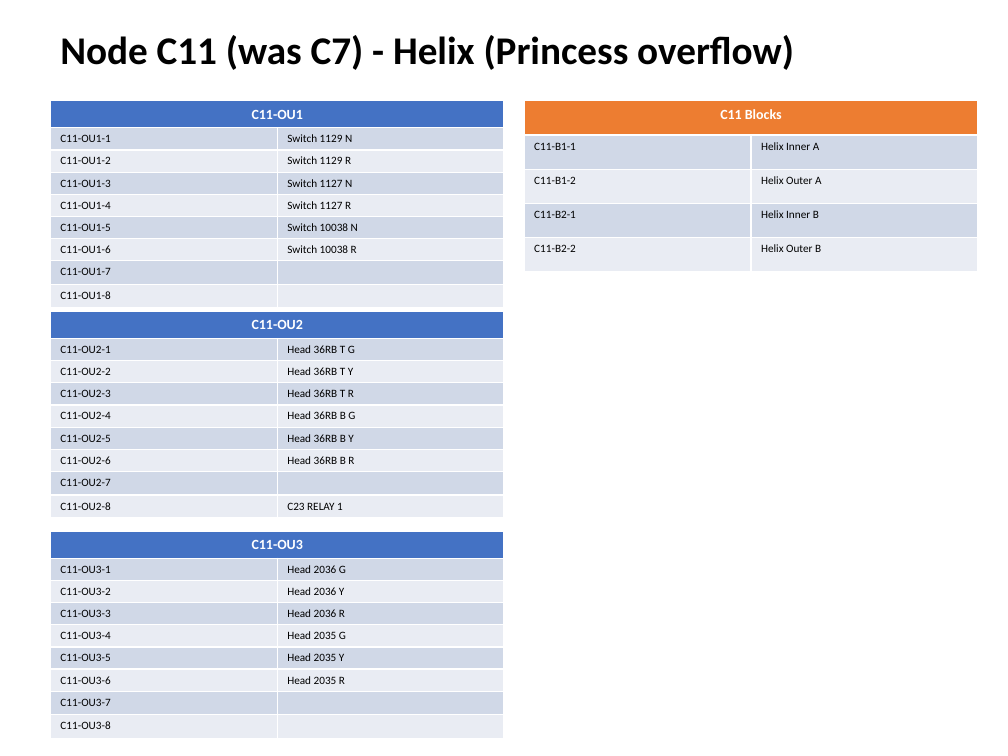
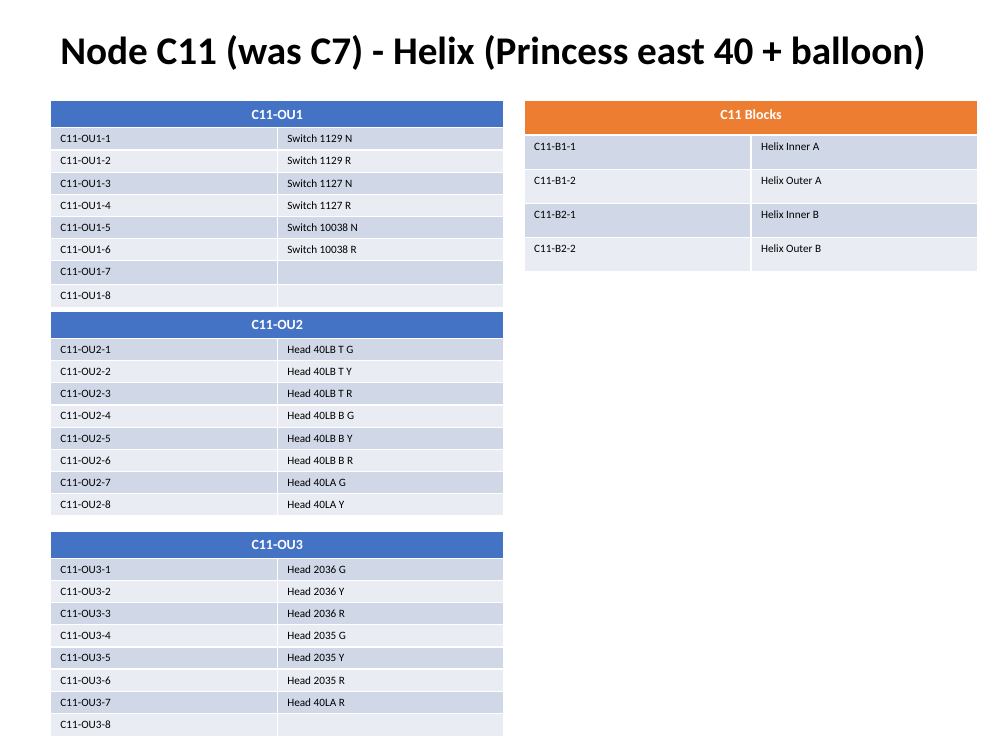
Before and after one commit to lnevo/hart, a slide deck: slide 7 of docs/wiring/Wiring_Schematic.pptx. Drawn at 1008x756 pixels with LibreOffice and Linux fonts; fonts in the diff are those of the drawing. Boxes give left, top, right and bottom in pixels: in the first picture for what was removed or moved away, otherwise in the second. Text is boxed around its words. In the diff, an @@ line names an element or a change of style, - is before the commit and + after.

```diff
--- a/docs/wiring/Wiring_Schematic.pptx
+++ b/docs/wiring/Wiring_Schematic.pptx
@@ text at [60,35,926,70]: text changed @@
-Node C11 (was C7) - Helix (Princess overflow)
+Node C11 (was C7) - Helix (Princess east 40 + balloon)
@@ table at [50,311,504,512] @@
-row 2, column 2: Head 36RB T G
+row 2, column 2: Head 40LB T G
-row 3, column 2: Head 36RB T Y
+row 3, column 2: Head 40LB T Y
-row 4, column 2: Head 36RB T R
+row 4, column 2: Head 40LB T R
-row 5, column 2: Head 36RB B G
+row 5, column 2: Head 40LB B G
-row 6, column 2: Head 36RB B Y
+row 6, column 2: Head 40LB B Y
-row 7, column 2: Head 36RB B R
+row 7, column 2: Head 40LB B R
-row 8, column 2: 
+row 8, column 2: Head 40LA G
-row 9, column 2: C23 RELAY 1
+row 9, column 2: Head 40LA Y
@@ table at [50,531,504,732] @@
-row 8, column 2: 
+row 8, column 2: Head 40LA R
```
Also in this commit, not shown: 6 other slides changed, 14 other files.
